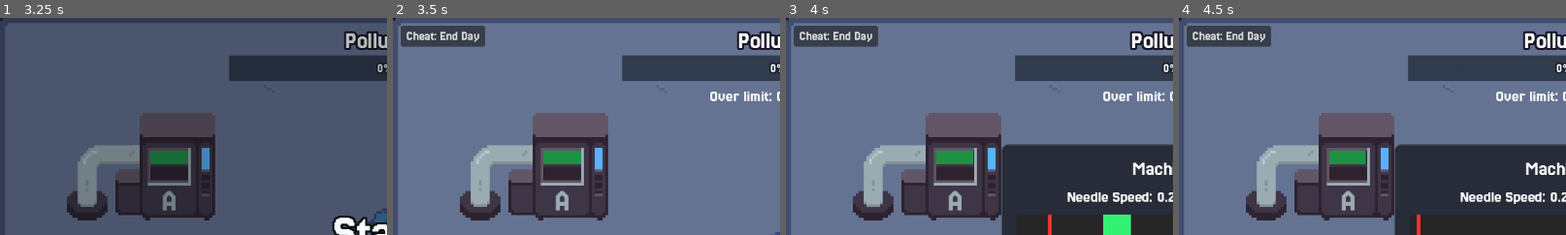
Above: before the commit, frames 1-4 (left to right).
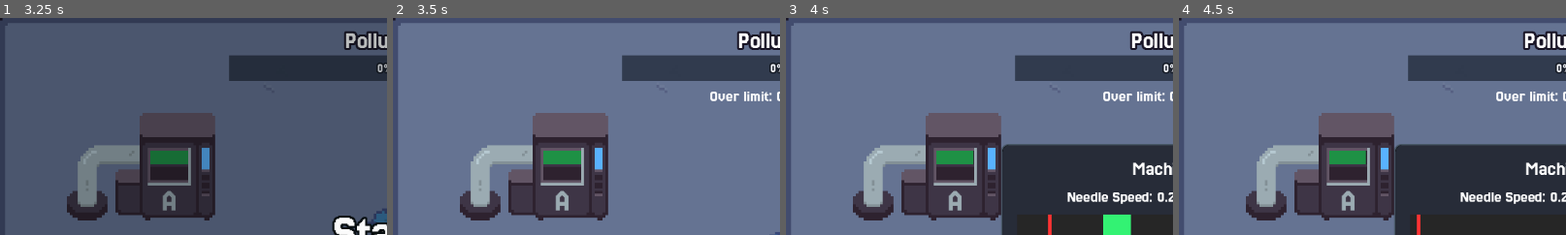
Above: after the commit, the same moments.

Repository: ebiyo/GameDev-Pollutechnician
Game: Godot game, scene res://scenes/ui/menus/title_screen.tscn
The game is run twice, just before and just after one commit, with the same random seed, the same clock (stepped at 60 frames per second) and the same inputs. Sound files missing from this copy of the repository are replaced by a short silence.
Inputs (mouse positions are % of the whole screen's width and height, from its top left):
- Up to frame 1 (3.25 s): click "Play" at 0.5 s; click "Start Easy" at 1.25 s; move the mouse to (72, 45) at 2.02 s; hold Right (ui_right) 2.03-2.78 s; tap E at 2.1 s; tap Space at 2.27, 3.02 s; move the mouse to (30, 55) at 2.77 s; hold Down (ui_down) from 2.78 s (still down); tap R at 2.85 s
- Up to frame 2 (3.5 s): keep holding Down (ui_down)
- Up to frame 3 (4 s): tap E at 3.5 s; move the mouse to (60, 28) at 3.52 s; release Down (ui_down) at 3.53 s; hold Right (ui_right) from 3.53 s (still down); hold Q from 3.53 s (still down)
- Up to frame 4 (4.5 s): tap E at 4.25, 4.35 s; move the mouse to (45, 70) at 4.27 s; release Right (ui_right) at 4.28 s; release Q at 4.28 s; hold Up (ui_up) from 4.28 s (still down)
The pictures show only the part of the screen within x 0-50%, y 1-51%; the shares and areas given below are measured in that part.

Frame 1 is identical in both runs. In frame 2, 2.1% of the frame differs, in the area x 2-24%, y 3-14%; in frame 3, 2.1%; in frame 4, 2.1%.

Commit message:
tweak balance

Diff:
--- a/autoload/event_manager.gd
+++ b/autoload/event_manager.gd
@@ -10,13 +10,13 @@
 		"desc": "A nearby fire spikes pollution.",
 		"effect": "pollution_boost",
 		"value": 4.0,
-		"duration": 28.0
+		"duration": 25.0
 	},
 	{
 		"name": "Machine Surge",
 		"desc": "One machine drains twice as fast.",
 		"effect": "machine_surge",
-		"duration": 28.0
+		"duration": 32.0
 	},
 	{
 		"name": "Clean Air",
--- a/autoload/game_manager.gd
+++ b/autoload/game_manager.gd
@@ -17,7 +17,7 @@
 const FREEZE_CARD_DURATION_MINUTES: float = 60.0
 const CAR_FREE_DAY_POLLUTION_MULTIPLIER: float = 0.75
 const DEFAULT_BASE_REPAIR_AMOUNT: float = 12.0
-const CHEAT_BUTTON_ENABLED: bool = true
+const CHEAT_BUTTON_ENABLED: bool = false
 
 const CARD_DEFINITIONS := {
 	RAIN_CARD_TYPE: {
Not shown, added: export_presets.cfg
